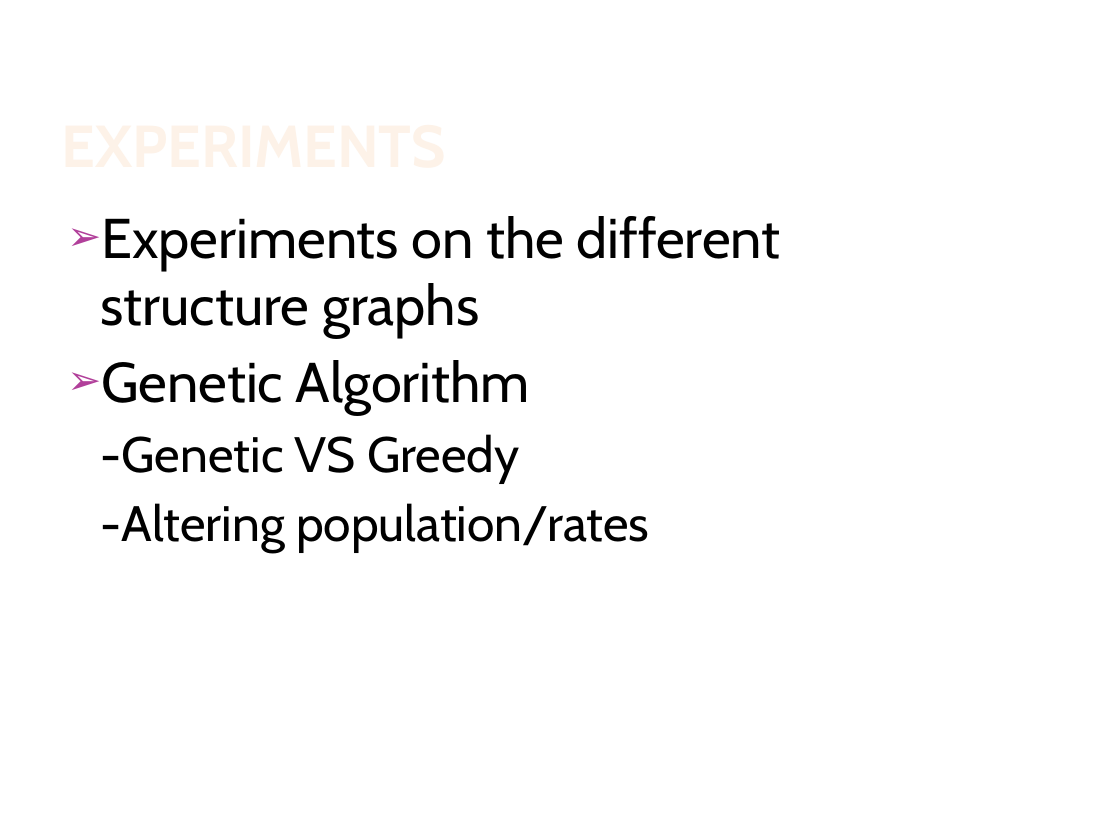
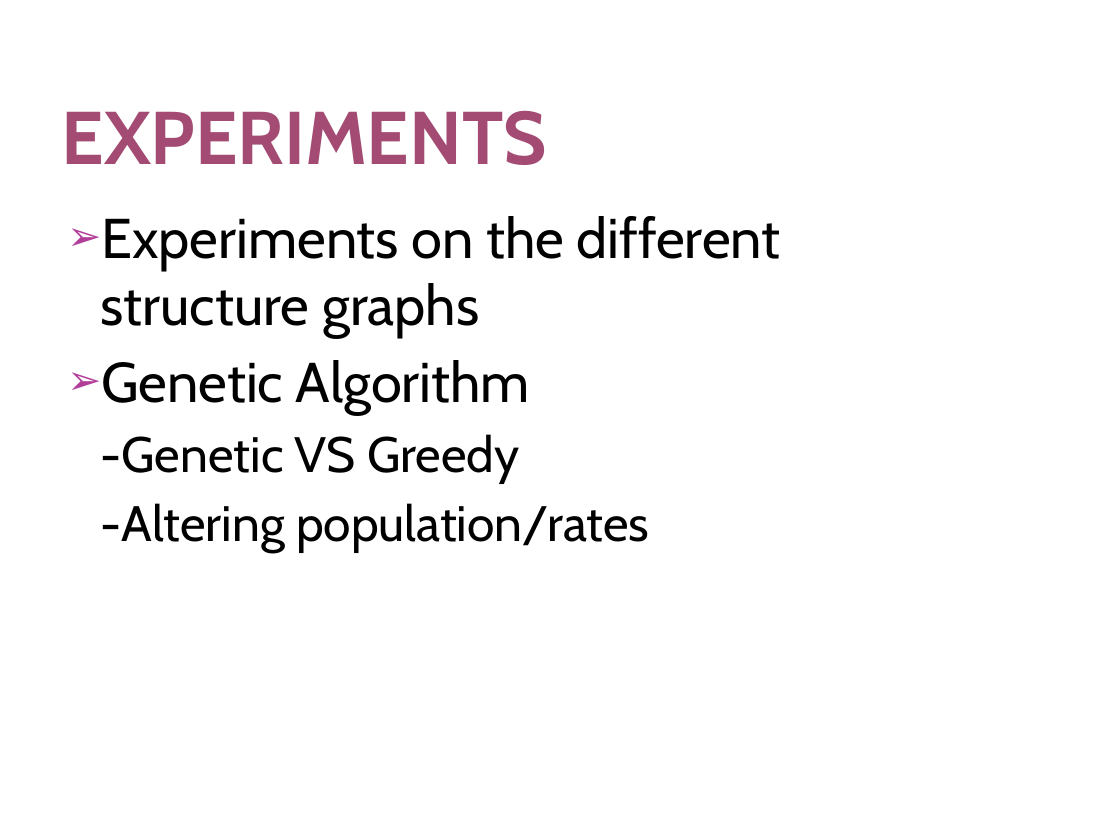
Before and after one commit to diagnoza/develop-, a slide deck: slide 13 of Project1-1/Phase3/Presentation-Phase3.pptx. Drawn at 1120x840 pixels with LibreOffice and Linux fonts; fonts in the diff are those of the drawing; background and template pictures are left out. Boxes give left, top, right and bottom in pixels: in the first picture for what was removed or moved away, otherwise in the second. Text is boxed around its words. In the diff, an @@ line names an element or a change of style, - is before the commit and + after.

```diff
--- a/Project1-1/Phase3/Presentation-Phase3.pptx
+++ b/Project1-1/Phase3/Presentation-Phase3.pptx
@@ title "EXPERIMENTS" at bbox=[62, 110, 547, 165]: size 38 to 48 pt, text colour gradient #FEF7F1 to #FEF3E8 to #FBCF9C to #F9B94C to #A34B73 @@
```
Also in this commit, not shown: 15 other slides changed.
